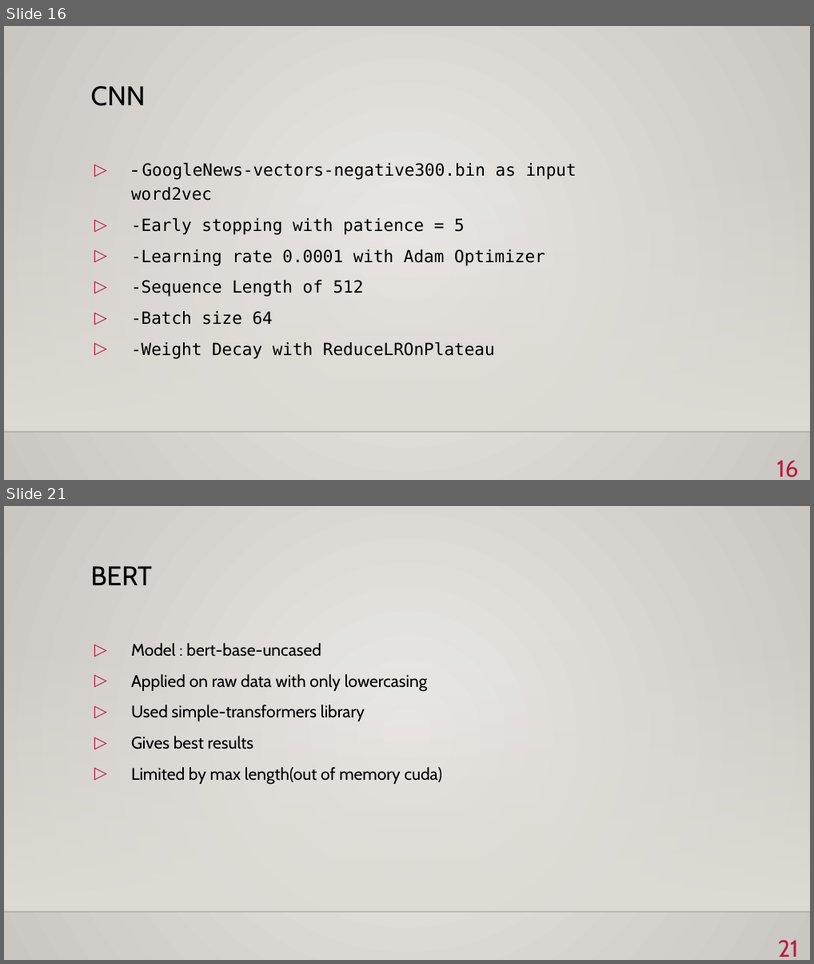
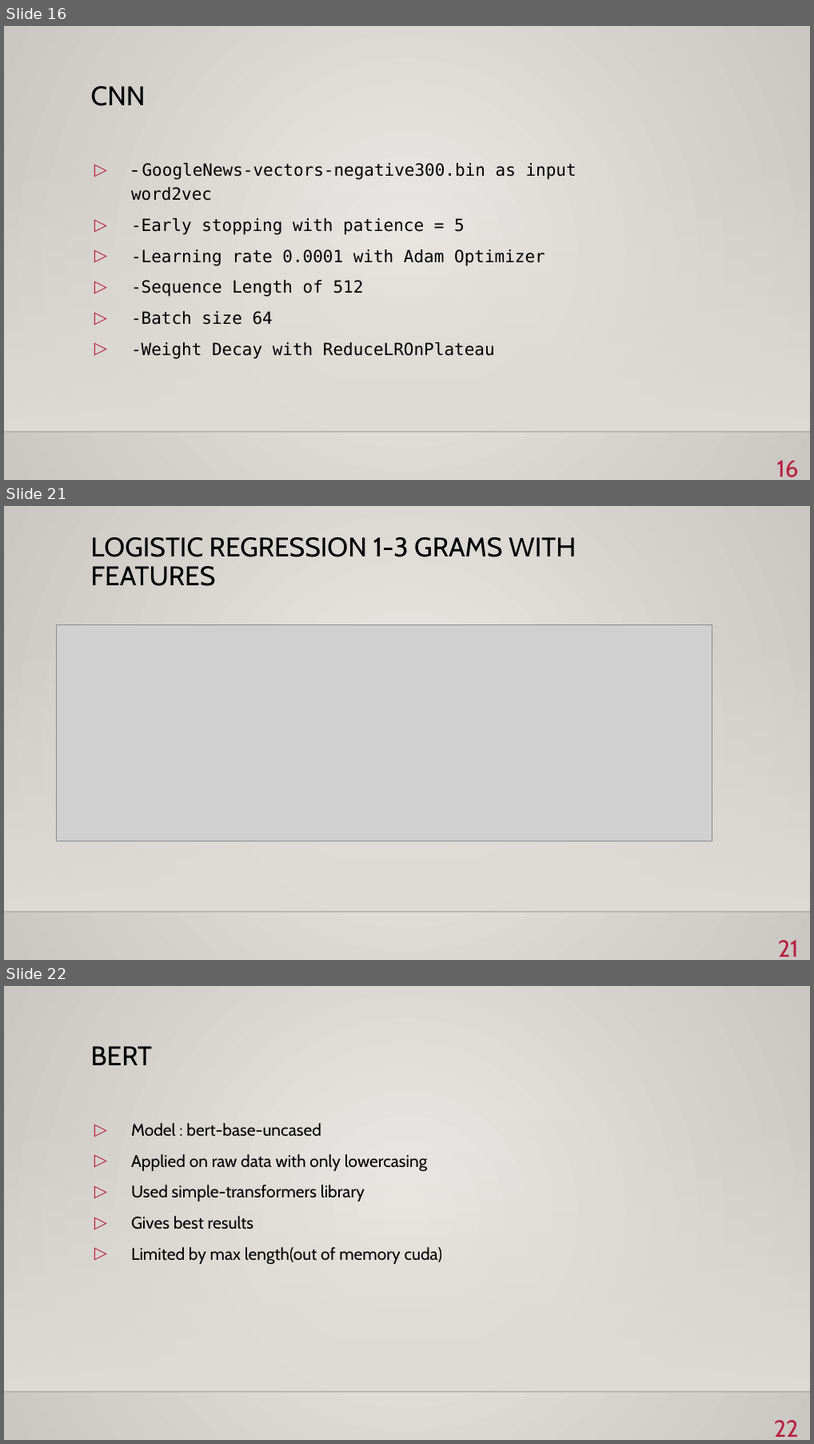
Before and after one commit to BKmarian/Reddit-Stress-Analisys, a slide deck: bionlp.pptx. Shown one above the other, each under a label of ours: slides 16 and 21 before the commit, slides 16, 21 and 22 after it; the slides between them are not shown. The pictures are 814x964 and 814x1444 pixels, drawn with LibreOffice and Linux fonts; fonts in the diff are those of the drawing; grey boxes stand for pictures; background and template pictures are left out. Boxes give left, top, right and bottom in pixels: in the first picture for what was removed or moved away, otherwise in the second. Text is boxed around its words. In the diff, an @@ line names an element or a change of style, - is before the commit and + after.

```diff
--- a/bionlp.pptx
+++ b/bionlp.pptx
@@ slide 21 added at [4, 506, 810, 960], background gradient #ECEAE7 to #CAC7C1; not listed: 2 template elements that a slide beside it also shows @@
@@ title added at [91, 537, 576, 586], 24 pt, text #000000 @@
+LOGISTIC REGRESSION 1-3 GRAMS WITH FEATURES
@@ picture added at [57, 624, 712, 840] @@
@@ page number added at [778, 940, 799, 956], 21 pt, text #B71E42 @@
+21
@@ what was slide 21 is now slide 22 @@
@@ page number at [774, 1420, 799, 1436]: text changed @@
-21
+22
```
Also in this commit, not shown: 8 slides changed.
